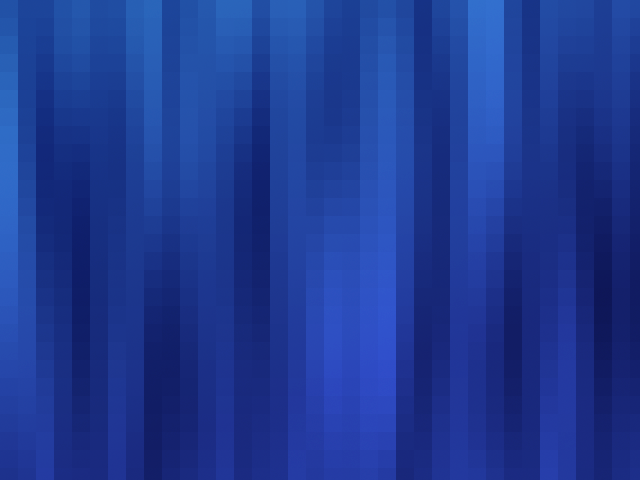
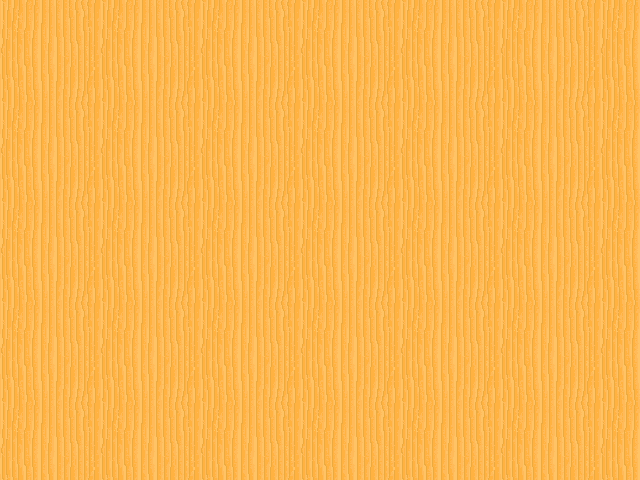
Two versions of the same layered image (640 x 480). Layer-by-layer changes:
"lanes2": blend hard light → normal, painted on it over [0, 0, 640, 480]
removed layer "Tło" over [0, 0, 640, 480]
